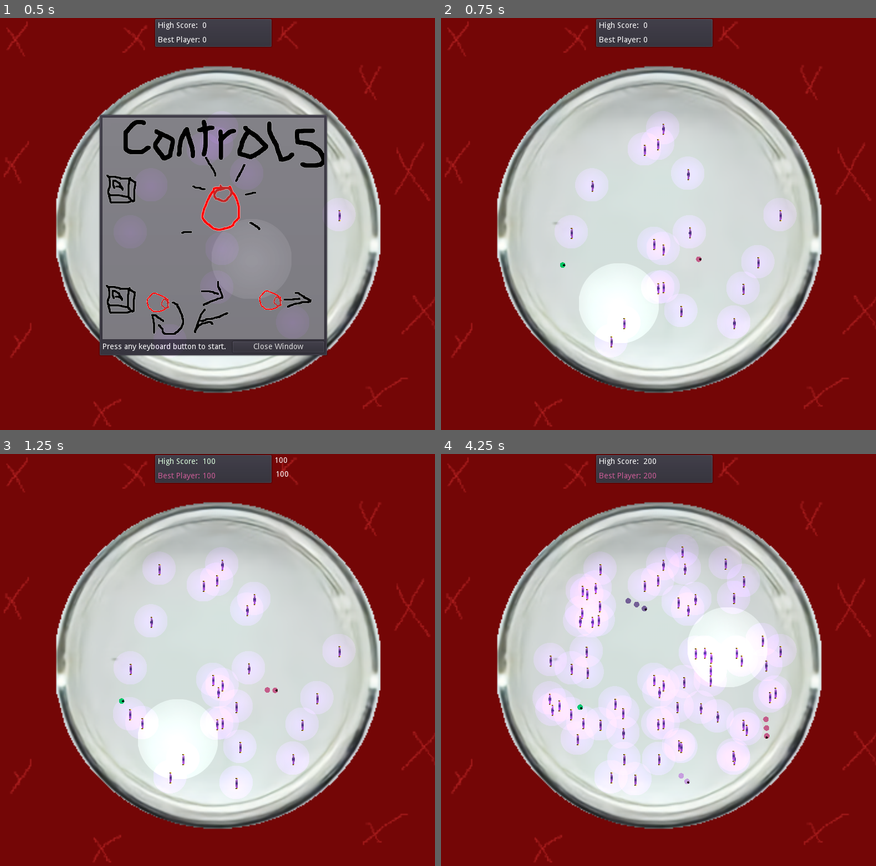
Above: before the commit, frames 1-4 (two rows, left to right).
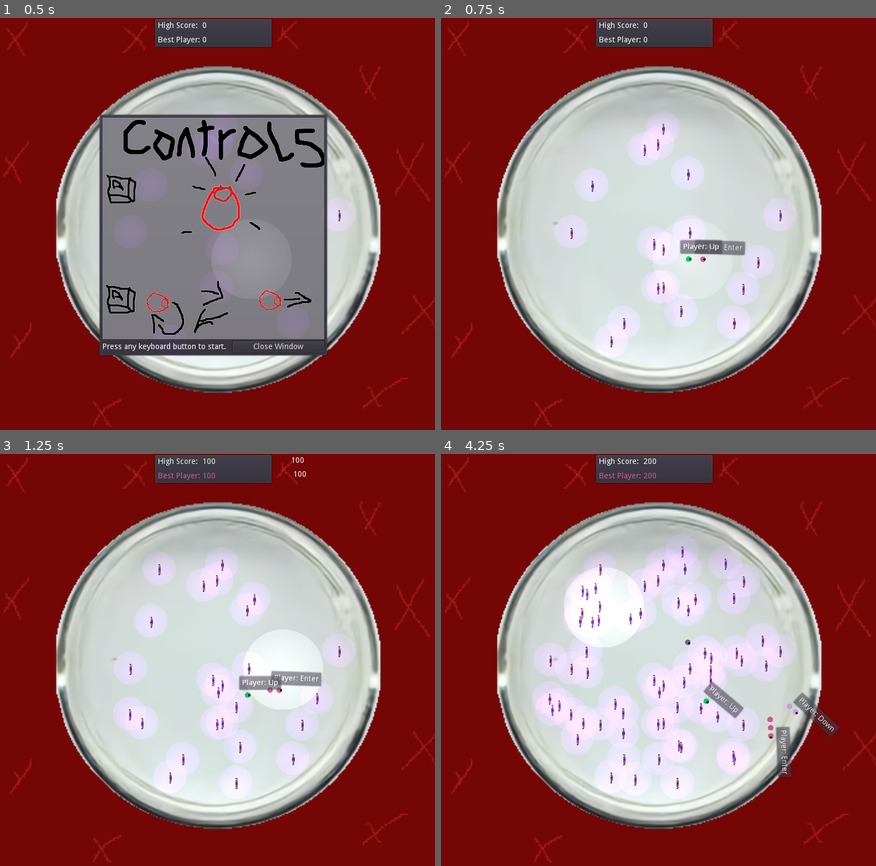
Above: after the commit, the same moments.

Repository: KaizNike/Wormies-Minus
Game: Godot game, scene res://src/Main/Main.tscn
The game is run twice, just before and just after one commit, with the same random seed, the same clock (stepped at 60 frames per second) and the same inputs.
Inputs (mouse positions are in pixels of both pictures, inside the frame that each line leads up to):
- Up to frame 1 (0.5 s): no input
- Up to frame 2 (0.75 s): tap Enter at 0.5 s; move the mouse to (749, 207) at 0.52 s; press the mouse at (749, 207) at 0.53 s; hold Up (ui_up) from 0.53 s (still down)
- Up to frame 3 (1.25 s): keep holding Up (ui_up)
- Up to frame 4 (4.25 s): move the mouse to (567, 684) at 1.27 s; release Up (ui_up) at 1.28 s; release the mouse at (567, 684) at 1.28 s; hold Down (ui_down) 1.28-2.03 s; tap Middle mouse button (spawn_enemy) at 1.35, 2.85 s; move the mouse to (697, 573) at 2.02 s; press the mouse at (697, 573) at 2.03 s; hold Up (ui_up) 2.03-3.53 s; move the mouse to (632, 750) at 2.77 s; release the mouse at (632, 750) at 2.78 s; move the mouse to (789, 725) at 3.52 s; press the mouse at (789, 725) at 3.53 s; hold Down (ui_down) from 3.53 s (still down)

Frame 1 is identical in both runs. In frame 2, 2.4% of the frame differs, in the area x 27-71%, y 53-79%; in frame 3, 3.8%; in frame 4, 5.4%, in the area x 29-92%, y 29-82%.

Commit message:
Spawn Lantern + Player Panel Changes
- Animated Spawn Lantern to be less jarring
- Added a panel for players to see their wormies better

Diff:
--- a/Wormies Minus/src/Actors/Body.tscn
+++ b/Wormies Minus/src/Actors/Body.tscn
@@ -13,9 +13,7 @@
 cull_mode = 2
 polygon = PoolVector2Array( -0.141422, -4.91739, 3.55193, -3.07071, 4.62916, 0.00708389, 2.78248, 3.93127, -0.141422, 5.08545, -3.60394, 3.54655, -5.21978, 0.0840282, -3.37311, -3.76322 )
 
-[node name="Body" type="KinematicBody2D" groups=[
-"body",
-]]
+[node name="Body" type="KinematicBody2D" groups=["body"]]
 collision_layer = 2
 collision_mask = 3
 script = ExtResource( 2 )
@@ -30,9 +28,7 @@
 [node name="BodyLock" type="Position2D" parent="."]
 position = Vector2( 0.0789595, -0.122086 )
 
-[node name="HazardDetect" type="Area2D" parent="." groups=[
-"hazard",
-]]
+[node name="HazardDetect" type="Area2D" parent="." groups=["hazard"]]
 collision_layer = 1024
 
 [node name="CollisionShape2D" type="CollisionShape2D" parent="HazardDetect"]
--- a/Wormies Minus/src/Actors/Player.gd
+++ b/Wormies Minus/src/Actors/Player.gd
@@ -35,7 +35,7 @@
 	$Polygons.modulate = color
 	ai_controlled = get_parent().ai_controlled
 	print(ai_controlled)
-
+	pass
 	pass # Replace with function body.
 
 #	var wait = randf()
@@ -110,6 +110,11 @@
 #		die()
 	pass # Replace with function body.
 
+func change_name(Id):
+	if not ai_controlled:
+		$PanelContainer/Label.text = "Player: " + OS.get_scancode_string(button)
+		$PanelContainer.visible = true
+
 func _timer_callback():
 	queue_free()
 
--- a/Wormies Minus/src/Actors/Player.tscn
+++ b/Wormies Minus/src/Actors/Player.tscn
@@ -22,18 +22,16 @@
 [sub_resource type="RayShape2D" id=5]
 length = 149.299
 
-[node name="Player" type="KinematicBody2D" groups=[
-"players",
-]]
+[sub_resource type="Theme" id=6]
+
+[node name="Player" type="KinematicBody2D" groups=["players"]]
 script = ExtResource( 2 )
 BodyScene = ExtResource( 3 )
 
 [node name="PlayerCollision" type="CollisionShape2D" parent="."]
 shape = SubResource( 1 )
 
-[node name="SpawnPrevention" type="Area2D" parent="." groups=[
-"spawnprev",
-]]
+[node name="SpawnPrevention" type="Area2D" parent="." groups=["spawnprev"]]
 collision_layer = 32
 collision_mask = 1056
 
@@ -43,9 +41,7 @@
 [node name="CollisionShape2D" type="CollisionShape2D" parent="SpawnPrevention"]
 shape = SubResource( 2 )
 
-[node name="AIDetection" type="Area2D" parent="." groups=[
-"spawnprev",
-]]
+[node name="AIDetection" type="Area2D" parent="." groups=["spawnprev"]]
 collision_mask = 32
 
 [node name="CollisionPolygon2D" type="CollisionPolygon2D" parent="AIDetection"]
@@ -88,6 +84,22 @@
 [node name="BodySpawn" type="Position2D" parent="."]
 position = Vector2( -15, 0 )
 
+[node name="PanelContainer" type="PanelContainer" parent="."]
+visible = false
+self_modulate = Color( 1, 1, 1, 0.572549 )
+margin_left = -17.0
+margin_top = -36.0
+margin_right = 16.0
+margin_bottom = -8.0
+
+[node name="Label" type="Label" parent="PanelContainer"]
+margin_left = 7.0
+margin_top = 7.0
+margin_right = 26.0
+margin_bottom = 21.0
+theme = SubResource( 6 )
+text = "HI!"
+
 [connection signal="area_entered" from="AIDetection" to="." method="_on_AIDetection_area_entered"]
 [connection signal="area_exited" from="AIDetection" to="." method="_on_AIDetection_area_exited"]
 [connection signal="body_entered" from="DieSpot" to="." method="_on_DieSpot_body_entered"]
--- a/Wormies Minus/src/Actors/PlayerFull.gd
+++ b/Wormies Minus/src/Actors/PlayerFull.gd
@@ -17,6 +17,8 @@
 func _ready():
 	PlayerNode.button = button
 	id = button
+	if not ai_controlled:
+		PlayerNode.change_name(id)
 	color = PlayerNode.color
 	if segments == 0:
 		followBodyFull = PlayerNode
--- a/Wormies Minus/src/Main/GameScene.gd
+++ b/Wormies Minus/src/Main/GameScene.gd
@@ -8,8 +8,9 @@
 export (PackedScene) var PlayerScene
 export (PackedScene) var CanisterScene
 onready var pc = self.get_node("PlayerController")
-var spawner_disabled = false
+export var spawner_disabled := false
 var area_last
+export var point_to_move_to = Vector2.ZERO
 
 var placed = false
 var lightPlaced = false
@@ -78,12 +79,26 @@
 		var space_state = get_world_2d().direct_space_state
 		var result = space_state.intersect_point(point, 32, [], 1, true, true)
 #		print(result)
+		var found_point = false
 		for part in result:
 			if part.collider == $SpawnArea:
-				print("PULL")
-				$SpawnLantern.position = point
-				lightPlaced = true
+				found_point = true
+#			if part.collider.is_in_group("spawnprev"):
+#				$SpawnLantern.visible = false
+#				spawner_disabled = true
+#				$SpawnLanternTimer.start()
+#				return
+		if found_point:
+			print("PULL Spawner")
+#			$SpawnLantern.position = point
+			point_to_move_to = point
+#			$SpawnLantern.visible = true
+			$SpawnLantern/SpawnAnimator.play("fadeout")
+			lightPlaced = true
 	pass
+
+func change_point():
+	$SpawnLantern.position = point_to_move_to
 
 func _on_SpawnLanternTimer_timeout():
 	change_spawn_loc()
@@ -151,6 +166,7 @@
 	Event = event
 	$EventDuration.wait_time = duration
 	$EventDuration.start()
+	spawner_disabled = false
 #	yield(get_tree().create_timer(duration),"timeout")
 #	$SpawnAiTimer.wait_time = 15
 
@@ -192,10 +208,18 @@
 					print(canistersNum)
 					placed = true
 		else:
-			print("FULL!")
+			pass
+#			print("FULL!")
 #			print(point)
 #		placed = false
 	pass # Replace with function body.
 
 func wormy_died():
 	playersNum -= 1
+
+
+func _on_SpawnLaternTimer_timeout():
+	$SpawnLantern.visible = true
+	spawner_disabled = false
+	change_spawn_loc()
+	pass # Replace with function body.
--- a/Wormies Minus/src/Main/GameScene.tscn
+++ b/Wormies Minus/src/Main/GameScene.tscn
@@ -17,6 +17,189 @@
 [sub_resource type="CircleShape2D" id=3]
 radius = 30.9899
 
+[sub_resource type="Animation" id=4]
+length = 0.001
+tracks/0/type = "bezier"
+tracks/0/path = NodePath(".:color:r")
+tracks/0/interp = 1
+tracks/0/loop_wrap = true
+tracks/0/imported = false
+tracks/0/enabled = true
+tracks/0/keys = {
+"points": PoolRealArray( 1, -0.25, 0, 0.25, 0 ),
+"times": PoolRealArray( 0 )
+}
+tracks/1/type = "bezier"
+tracks/1/path = NodePath(".:color:g")
+tracks/1/interp = 1
+tracks/1/loop_wrap = true
+tracks/1/imported = false
+tracks/1/enabled = true
+tracks/1/keys = {
+"points": PoolRealArray( 1, -0.25, 0, 0.25, 0 ),
+"times": PoolRealArray( 0 )
+}
+tracks/2/type = "bezier"
+tracks/2/path = NodePath(".:color:b")
+tracks/2/interp = 1
+tracks/2/loop_wrap = true
+tracks/2/imported = false
+tracks/2/enabled = true
+tracks/2/keys = {
+"points": PoolRealArray( 1, -0.25, 0, 0.25, 0 ),
+"times": PoolRealArray( 0 )
+}
+tracks/3/type = "bezier"
+tracks/3/path = NodePath(".:color:a")
+tracks/3/interp = 1
+tracks/3/loop_wrap = true
+tracks/3/imported = false
+tracks/3/enabled = true
+tracks/3/keys = {
+"points": PoolRealArray( 1, -0.25, 0, 0.25, 0 ),
+"times": PoolRealArray( 0 )
+}
+
+[sub_resource type="Animation" id=6]
+resource_name = "fadein"
+length = 0.4
+tracks/0/type = "bezier"
+tracks/0/path = NodePath(".:color:r")
+tracks/0/interp = 1
+tracks/0/loop_wrap = true
+tracks/0/imported = false
+tracks/0/enabled = true
+tracks/0/keys = {
+"points": PoolRealArray( 1, -0.25, 0, 0.25, 0, 1, -0.25, 0, 0.25, 0 ),
+"times": PoolRealArray( 0, 0.4 )
+}
+tracks/1/type = "bezier"
+tracks/1/path = NodePath(".:color:g")
+tracks/1/interp = 1
+tracks/1/loop_wrap = true
+tracks/1/imported = false
+tracks/1/enabled = true
+tracks/1/keys = {
+"points": PoolRealArray( 1, -0.25, 0, 0.25, 0, 1, -0.25, 0, 0.25, 0 ),
+"times": PoolRealArray( 0, 0.4 )
+}
+tracks/2/type = "bezier"
+tracks/2/path = NodePath(".:color:b")
+tracks/2/interp = 1
+tracks/2/loop_wrap = true
+tracks/2/imported = false
+tracks/2/enabled = true
+tracks/2/keys = {
+"points": PoolRealArray( 1, -0.25, 0, 0.25, 0, 1, -0.25, 0, 0.25, 0 ),
+"times": PoolRealArray( 0, 0.4 )
+}
+tracks/3/type = "bezier"
+tracks/3/path = NodePath(".:color:a")
+tracks/3/interp = 1
+tracks/3/loop_wrap = true
+tracks/3/imported = false
+tracks/3/enabled = true
+tracks/3/keys = {
+"points": PoolRealArray( 0, -0.25, 0, 0.25, 0, 1, -0.25, 0, 0.25, 0 ),
+"times": PoolRealArray( 0, 0.4 )
+}
+tracks/4/type = "value"
+tracks/4/path = NodePath("..:spawner_disabled")
+tracks/4/interp = 1
+tracks/4/loop_wrap = true
+tracks/4/imported = false
+tracks/4/enabled = false
+tracks/4/keys = {
+"times": PoolRealArray( 0, 0.2 ),
+"transitions": PoolRealArray( 1, 1 ),
+"update": 1,
+"values": [ true, false ]
+}
+
+[sub_resource type="Animation" id=5]
+resource_name = "fadeout"
+length = 0.4
+tracks/0/type = "bezier"
+tracks/0/path = NodePath(".:color:r")
+tracks/0/interp = 1
+tracks/0/loop_wrap = true
+tracks/0/imported = false
+tracks/0/enabled = true
+tracks/0/keys = {
+"points": PoolRealArray( 1, -0.25, 0, 0.25, 0, 1, -0.25, 0, 0.25, 0 ),
+"times": PoolRealArray( 0, 0.4 )
+}
+tracks/1/type = "bezier"
+tracks/1/path = NodePath(".:color:g")
+tracks/1/interp = 1
+tracks/1/loop_wrap = true
+tracks/1/imported = false
+tracks/1/enabled = true
+tracks/1/keys = {
+"points": PoolRealArray( 1, -0.25, 0, 0.25, 0, 1, -0.25, 0, 0.25, 0 ),
+"times": PoolRealArray( 0, 0.4 )
+}
+tracks/2/type = "bezier"
+tracks/2/path = NodePath(".:color:b")
+tracks/2/interp = 1
+tracks/2/loop_wrap = true
+tracks/2/imported = false
+tracks/2/enabled = true
+tracks/2/keys = {
+"points": PoolRealArray( 1, -0.25, 0, 0.25, 0, 1, -0.25, 0, 0.25, 0 ),
+"times": PoolRealArray( 0, 0.4 )
+}
+tracks/3/type = "bezier"
+tracks/3/path = NodePath(".:color:a")
+tracks/3/interp = 1
+tracks/3/loop_wrap = true
+tracks/3/imported = false
+tracks/3/enabled = true
+tracks/3/keys = {
+"points": PoolRealArray( 1, -0.25, 0, 0.25, 0, 0, -0.25, 0, 0.25, 0 ),
+"times": PoolRealArray( 0, 0.4 )
+}
+tracks/4/type = "value"
+tracks/4/path = NodePath("..:spawner_disabled")
+tracks/4/interp = 1
+tracks/4/loop_wrap = true
+tracks/4/imported = false
+tracks/4/enabled = false
+tracks/4/keys = {
+"times": PoolRealArray( 0, 0.2 ),
+"transitions": PoolRealArray( 1, 1 ),
+"update": 1,
+"values": [ false, true ]
+}
+tracks/5/type = "method"
+tracks/5/path = NodePath("SpawnAnimator")
+tracks/5/interp = 1
+tracks/5/loop_wrap = true
+tracks/5/imported = false
+tracks/5/enabled = true
+tracks/5/keys = {
+"times": PoolRealArray( 0.4 ),
+"transitions": PoolRealArray( 1 ),
+"values": [ {
+"args": [ "fadein", -1, 1.0, false ],
+"method": "play"
+} ]
+}
+tracks/6/type = "method"
+tracks/6/path = NodePath("..")
+tracks/6/interp = 1
+tracks/6/loop_wrap = true
+tracks/6/imported = false
+tracks/6/enabled = true
+tracks/6/keys = {
+"times": PoolRealArray( 0.4 ),
+"transitions": PoolRealArray( 1 ),
+"values": [ {
+"args": [  ],
+"method": "change_point"
+} ]
+}
+
 [node name="GameScene" type="Node2D"]
 script = ExtResource( 3 )
 PlayerScene = ExtResource( 6 )
@@ -64,6 +247,11 @@
 [node name="CollisionShape2D" type="CollisionShape2D" parent="SpawnLantern/SpawnPrevention"]
 shape = SubResource( 3 )
 
+[node name="SpawnAnimator" type="AnimationPlayer" parent="SpawnLantern"]
+anims/RESET = SubResource( 4 )
+anims/fadein = SubResource( 6 )
+anims/fadeout = SubResource( 5 )
+
 [node name="SpawnLanternTimer" type="Timer" parent="."]
 wait_time = 7.5
 autostart = true
@@ -72,9 +260,7 @@
 wait_time = 15.0
 autostart = true
 
-[node name="LevelBoundsHazard" type="Area2D" parent="." groups=[
-"hazard",
-]]
+[node name="LevelBoundsHazard" type="Area2D" parent="." groups=["hazard"]]
 collision_layer = 1024
 
 [node name="CollisionPolygon2D" type="CollisionPolygon2D" parent="LevelBoundsHazard"]
@@ -85,6 +271,9 @@
 
 [node name="EventDuration" type="Timer" parent="."]
 one_shot = true
+
+[node name="SpawnLaternTimer" type="Timer" parent="."]
+wait_time = 4.0
 
 [connection signal="timeout" from="GrowthCanTimer" to="." method="_on_GrowthCanTimer_timeout"]
 [connection signal="area_entered" from="SpawnLantern/SpawnPrevention" to="." method="_on_SpawnPrevention_area_entered"]
@@ -92,3 +281,4 @@
 [connection signal="timeout" from="SpawnLanternTimer" to="." method="_on_SpawnLanternTimer_timeout"]
 [connection signal="timeout" from="SpawnAiTimer" to="." method="_on_SpawnAiTimer_timeout"]
 [connection signal="timeout" from="EventDuration" to="." method="_on_EventDuration_timeout"]
+[connection signal="timeout" from="SpawnLaternTimer" to="." method="_on_SpawnLaternTimer_timeout"]
Not shown: 1 places in Wormies Minus/src/Actors/Player.tscn that only renumber resources
Not shown: 1 places in Wormies Minus/src/Main/GameScene.tscn that only renumber resources
